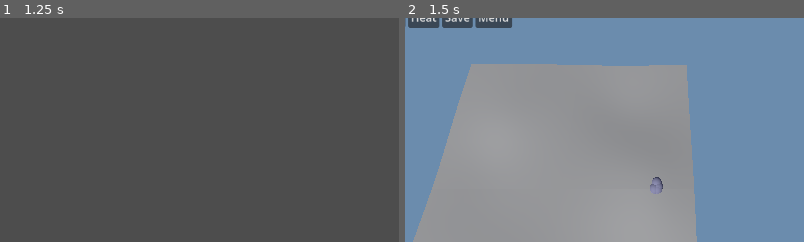
Above: before the commit, frames 1-2 (left to right).
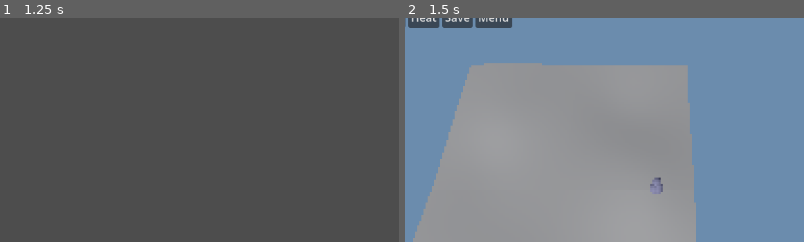
Above: after the commit, the same moments.

Repository: khuzul2/gnome-colony
Game: Godot game, scene res://presentation/main.tscn
Same seed, same stepped clock (60 frames per second), same inputs: the game is played once before the commit and once after it.
Inputs:
- Up to frame 1 (1.25 s): click "New Game" at 0.5 s
- Up to frame 2 (1.5 s): click "Quick Start — Balanced Saga, …" at 1.25 s
The pictures show only the part of the screen within x 19-68%, y 50-100%; the shares and areas given below are measured in that part.

Frame 1 is identical in both runs. In frame 2, 0.4% of the frame differs, in the area x 2-74%, y 20-100%.

Commit message:
R1.2: pixel stage inside RunView (low-res SubViewport for the mosaic look)
PixelStage renders the 3D world into a 384x216 own-World3D SubViewport,
upscaled nearest-neighbor via a full-rect TextureRect (the mosaic shader
mounts here in R1.3). Reparent sun/env/highlight/world_view/camera/pool into
the stage; NavWorld stays put (private NavigationServer map, world-agnostic).
Window picking scales through stage.to_viewport — identity headless, so the
analytic unproject->project round-trip is unchanged. Camera pixel-snap
deferred (would fight T23.2 pan precision). 35 shell/presentation tests green.

Co-Authored-By: Claude Opus 4.8 <noreply@anthropic.com>
Claude-Session: https://claude.ai/code/session_01X68E7gvxb9UbHMgv15DTXv

Diff:
--- /dev/null
+++ b/presentation/render/pixel_stage.gd
@@ -0,0 +1,64 @@
+class_name PixelStage
+extends Control
+## R1.2 [rav §R-art]: the low-res render surface for the mosaic look. The 3D
+## world (lights, camera, terrain, puppets) lives inside `world` — a
+## SubViewport at INTERNAL_SIZE with its own World3D — and `_screen` (a
+## nearest-neighbor TextureRect filling this Control) presents it upscaled to
+## the window. The mosaic post-process (R1.3) is a ShaderMaterial set on
+## `_screen` via set_screen_material(). Presentation-only; the sim never sees
+## any of this.
+##
+## Coordinate note: because the camera renders INTO `world` (384×216), a
+## window-space mouse point must be scaled to viewport space before it meets
+## the camera's project_ray — RunView does that via to_viewport(), using this
+## stage's displayed size. Headless (no display) leaves the size at 0, and
+## to_viewport is the identity, so the analytic picking tests round-trip
+## unchanged.
+
+const INTERNAL_WIDTH := 384
+const INTERNAL_HEIGHT := 216
+
+var world: SubViewport
+var _screen: TextureRect
+
+
+func _init() -> void:
+	world = SubViewport.new()
+	world.size = Vector2i(INTERNAL_WIDTH, INTERNAL_HEIGHT)
+	world.own_world_3d = true
+	world.render_target_update_mode = SubViewport.UPDATE_ALWAYS
+	world.transparent_bg = false
+	world.handle_input_locally = false
+	add_child(world)
+	_screen = TextureRect.new()
+	_screen.name = "screen"
+	_screen.stretch_mode = TextureRect.STRETCH_SCALE
+	_screen.texture_filter = CanvasItem.TEXTURE_FILTER_NEAREST
+	_screen.mouse_filter = Control.MOUSE_FILTER_IGNORE
+	_screen.set_anchors_and_offsets_preset(Control.PRESET_FULL_RECT)
+	add_child(_screen)
+	mouse_filter = Control.MOUSE_FILTER_IGNORE
+
+
+func _ready() -> void:
+	# The ViewportTexture resolves only once `world` is in the tree.
+	_screen.texture = world.get_texture()
+
+
+## Window-space point → `world` viewport space. Identity when the stage has no
+## displayed size (headless), so analytic picking round-trips unchanged.
+func to_viewport(point: Vector2) -> Vector2:
+	var shown := _screen.size
+	if shown.x <= 0.0 or shown.y <= 0.0:
+		return point
+	return point * (Vector2(world.size) / shown)
+
+
+## Fit the displayed surface to a window rect (real play only; headless leaves
+## it at 0). Called by RunView on _ready and on viewport resize.
+func fit_to(window_size: Vector2) -> void:
+	size = window_size
+
+
+func set_screen_material(material: Material) -> void:
+	_screen.material = material
--- a/presentation/shell/run_view.gd
+++ b/presentation/shell/run_view.gd
@@ -76,6 +76,11 @@
 ## Optional music hook [T20.2]: the shell hands its director in.
 var music: MusicDirector = null
 
+## R1.2 — the mosaic pixel stage: the 3D world renders into stage.world (a
+## low-res SubViewport) and this container upscales it; the mosaic shader
+## (R1.3) rides on it. Window picking is scaled through stage.to_viewport.
+var stage: PixelStage
+var stage_world: SubViewport
 var world_view: WorldView
 var nav: NavWorld
 var camera: CameraRig
@@ -115,9 +120,10 @@
 
 
 func _ready() -> void:
+	_build_stage()
 	_build_environment()
 	world_view = WorldView.new()
-	add_child(world_view)
+	stage_world.add_child(world_view)
 	world_view.sync(run.graph)
 	var y_sum := 0.0
 	for region in run.graph.regions:
@@ -137,12 +143,12 @@
 	for place in place_positions:
 		nav.place_site(place, place_positions[place])
 	camera = CameraRig.new()
-	add_child(camera)
+	stage_world.add_child(camera)
 	camera.focus(place_positions[run.home])
 	attention = AttentionInput.new()
 	add_child(attention)
 	pool = PuppetPool.new()
-	add_child(pool)
+	stage_world.add_child(pool)
 	ambience = AmbienceDirector.new()
 	add_child(ambience)
 	_build_hud()
@@ -153,14 +159,33 @@
 	_refresh_hud()
 
 
+## The mosaic pixel stage [R1.2]: a low-res SubViewport (its own World3D)
+## that the 3D world renders into, upscaled to the window with nearest-
+## neighbor filtering. In real play the stage fills the window and tracks
+## resize; headless leaves it at size 0 (nothing to display) so the analytic
+## picking round-trip stays identity.
+func _build_stage() -> void:
+	stage = PixelStage.new()
+	stage.name = "pixel_stage"
+	add_child(stage)
+	stage_world = stage.world
+	if DisplayServer.get_name() != "headless":
+		var vp := get_viewport()
+		stage.fit_to(vp.get_visible_rect().size)
+		vp.size_changed.connect(
+			func() -> void: stage.fit_to(get_viewport().get_visible_rect().size)
+		)
+
+
 ## Light the world [T23.1]: a directional sun plus an ambient/sky
-## WorldEnvironment. Without them the lit puppet/heightmap materials
-## render black and the player sees only the HUD.
+## WorldEnvironment, inside the pixel stage's world [R1.2]. Without them the
+## lit puppet/heightmap materials render black and the player sees only the
+## HUD.
 func _build_environment() -> void:
 	var sun := DirectionalLight3D.new()
 	sun.name = "sun"
 	sun.rotation_degrees = SUN_ANGLE_DEG
-	add_child(sun)
+	stage_world.add_child(sun)
 	var env := Environment.new()
 	env.background_mode = Environment.BG_COLOR
 	env.background_color = SKY_COLOR
@@ -170,7 +195,7 @@
 	var world_env := WorldEnvironment.new()
 	world_env.name = "environment"
 	world_env.environment = env
-	add_child(world_env)
+	stage_world.add_child(world_env)
 	# A faint unshaded ring under the cursor while an act is armed [T23.4].
 	_highlight = MeshInstance3D.new()
 	_highlight.name = "target_highlight"
@@ -183,7 +208,7 @@
 	mat.albedo_color = Color(1.0, 0.9, 0.4)
 	_highlight.material_override = mat
 	_highlight.visible = false
-	add_child(_highlight)
+	stage_world.add_child(_highlight)
 
 
 ## Wall-clock frame beat: gaze → Eye → attention input, then the day
@@ -326,8 +351,11 @@
 ## returns Vector3(INF,…) when the ray never meets it.
 func _ground_point(screen_pos: Vector2) -> Vector3:
 	var cam := camera.camera
-	var origin := cam.project_ray_origin(screen_pos)
-	var normal := cam.project_ray_normal(screen_pos)
+	# The camera renders into the low-res stage, so a window-space click must
+	# be scaled to viewport space before the ray [R1.2]; identity in headless.
+	var viewport_pos := stage.to_viewport(screen_pos)
+	var origin := cam.project_ray_origin(viewport_pos)
+	var normal := cam.project_ray_normal(viewport_pos)
 	var hit: Variant = Plane(Vector3.UP, _pick_plane_y).intersects_ray(origin, normal)
 	if hit == null:
 		return Vector3(INF, INF, INF)
--- /dev/null
+++ b/test/test_pixel_stage.gd
@@ -0,0 +1,87 @@
+extends GutTest
+
+## R1.2 [rav §R-art] — the pixel stage: the 3D world renders into a low-res
+## SubViewport (own World3D) upscaled with nearest-neighbor, and window-space
+## picking is scaled to viewport space through the stage. The camera, lights,
+## terrain and puppets must live inside the stage; picking must round-trip.
+
+var _runs: Array = []
+
+
+func after_each() -> void:
+	for run in _runs:
+		run.shutdown()
+	_runs.clear()
+
+
+func _view(seed_value: int = 1751) -> RunView:
+	Rng.seed_with(seed_value)
+	var cfg := WorldConfig.new()
+	cfg.seed = seed_value
+	cfg.normalize()
+	var run := GameRun.new_game(cfg)
+	_runs.append(run)
+	var view := RunView.new()
+	view.run = run
+	view.settings = GameSettings.new()
+	add_child_autofree(view)
+	return view
+
+
+func test_stage_is_a_low_res_subviewport():
+	var view := _view()
+	assert_not_null(view.stage, "the pixel stage exists")
+	assert_eq(view.stage_world.size.x, PixelStage.INTERNAL_WIDTH, "internal width 384")
+	assert_eq(view.stage_world.size.y, PixelStage.INTERNAL_HEIGHT, "internal height 216")
+	assert_true(view.stage_world.own_world_3d, "the stage owns its World3D")
+	assert_eq(
+		view.stage.get_node("screen").texture_filter,
+		CanvasItem.TEXTURE_FILTER_NEAREST,
+		"upscale is nearest-neighbor (crisp tesserae)"
+	)
+
+
+func test_the_world_lives_inside_the_stage():
+	var view := _view()
+	assert_eq(view.world_view.get_parent(), view.stage_world, "terrain skin is in the stage")
+	assert_eq(view.camera.get_parent(), view.stage_world, "the camera rig is in the stage")
+	assert_eq(view.pool.get_parent(), view.stage_world, "the puppet pool is in the stage")
+	for id in view._puppets:
+		assert_eq(
+			view._puppets[id].get_parent(), view.pool, "puppets ride the pool inside the stage"
+		)
+		break
+
+
+func test_to_viewport_is_identity_when_undisplayed():
+	# Headless leaves the stage at size 0 → picking coordinates pass through
+	# unchanged, so the analytic unproject→project round-trip still holds.
+	var view := _view()
+	var p := Vector2(123.0, 45.0)
+	assert_eq(view.stage.to_viewport(p), p, "no display size → identity")
+
+
+func test_to_viewport_scales_a_displayed_window():
+	# When shown at a real window size, a window point maps into the 384×216
+	# viewport by the display ratio.
+	var view := _view()
+	view.stage.fit_to(Vector2(768, 432))  # exactly 2× the internal size
+	assert_almost_eq(
+		view.stage.to_viewport(Vector2(384.0, 216.0)), Vector2(192.0, 108.0), Vector2(0.5, 0.5)
+	)
+
+
+func test_picking_survives_the_reparent():
+	# THE core verb still works with the camera inside the SubViewport: arm,
+	# click the home basin's screen projection, it casts there.
+	var view := _view()
+	view.set_speed(0.0)
+	assert_eq(Devotion.total(view.run.runner.colony), 0.0)
+	assert_true(view.influence_panel.arm("still_air"))
+	var home_pos: Vector3 = view.place_positions[view.run.home]
+	var click := InputEventMouseButton.new()
+	click.button_index = MOUSE_BUTTON_LEFT
+	click.pressed = true
+	click.position = view.camera.camera.unproject_position(home_pos)
+	view._unhandled_input(click)
+	assert_gt(Devotion.total(view.run.runner.colony), 0.0, "click-through-viewport cast landed")
--- a/test/test_run_view.gd
+++ b/test/test_run_view.gd
@@ -108,10 +108,12 @@
 
 func test_the_world_is_lit_and_the_camera_renders():
 	# [T23.1] Without these the 3D viewport is a black void behind the HUD.
+	# [R1.2] The lights/camera now live inside the pixel stage's SubViewport.
 	var view := _view()
 	assert_true(view.camera.camera.current, "the rig camera renders the viewport")
-	assert_not_null(view.get_node("sun"), "a directional sun lights the world")
-	var env := view.get_node("environment") as WorldEnvironment
+	assert_eq(view.camera.camera.get_viewport(), view.stage_world, "…which is the pixel stage")
+	assert_not_null(view.stage_world.get_node("sun"), "a directional sun lights the world")
+	var env := view.stage_world.get_node("environment") as WorldEnvironment
 	assert_not_null(env, "a WorldEnvironment supplies ambient + sky")
 	assert_not_null(env.environment, "…with a real Environment resource")
 
Not shown, changed: PROGRESS.md
